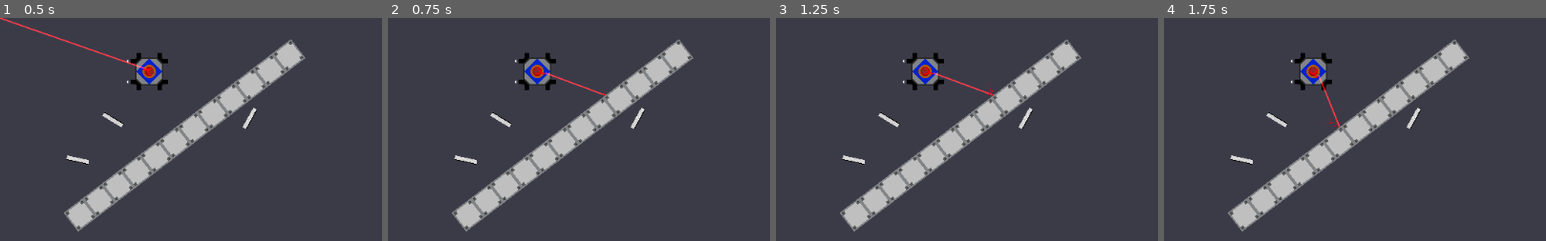
Above: before the commit, frames 1-4 (left to right).
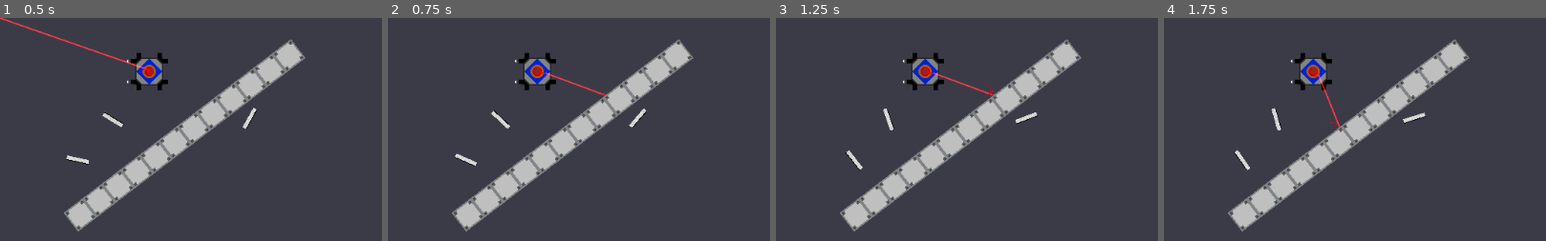
Above: after the commit, the same moments.

Repository: Call-Me-Sir/Calan-Game2021
Game: Godot game, scene res://Level 1.tscn
Same seed, same stepped clock (60 frames per second), same inputs: the game is played once before the commit and once after it.
Inputs (mouse positions are % of the whole screen's width and height, from its top left):
- Up to frame 1 (0.5 s): no input
- Up to frame 2 (0.75 s): tap Enter at 0.5 s; move the mouse to (72, 45) at 0.52 s; hold Right (Contraptionright) from 0.53 s (still down)
- Up to frame 3 (1.25 s): keep holding Right (Contraptionright)
- Up to frame 4 (1.75 s): move the mouse to (30, 55) at 1.27 s; release Right (Contraptionright) at 1.28 s; hold Ctrl (slowdown) from 1.28 s (still down)
The pictures show only the part of the screen within x 0-50%, y 0-50%; the shares and areas given below are measured in that part.

Frame 1 is identical in both runs. In frame 2, 0.3% of the frame differs, in the area x 17-68%, y 40-67%; in frame 3, 0.6%; in frame 4, 0.6%, in the area x 17-69%, y 40-69%.

Commit message:
Rotate mirrors with arrow keys

Diff:
--- a/RayArray/Mirror.tscn
+++ b/RayArray/Mirror.tscn
@@ -1,6 +1,7 @@
-[gd_scene load_steps=3 format=2]
+[gd_scene load_steps=4 format=2]
 
 [ext_resource path="res://Imported resources/Game Mirror V1(Get back to this)-1.png.png" type="Texture" id=1]
+[ext_resource path="res://Scripts/NonLaserScripts.gd" type="Script" id=2]
 
 [sub_resource type="RectangleShape2D" id=1]
 extents = Vector2( 4.93334, 7.17012 )
@@ -8,6 +9,7 @@
 [node name="Mirror" type="StaticBody2D" groups=[
 "Mirror",
 ]]
+script = ExtResource( 2 )
 
 [node name="MirrorTexture" type="Sprite" parent="."]
 texture = ExtResource( 1 )
@@ -23,3 +25,6 @@
 position = Vector2( -1, 0 )
 scale = Vector2( 0.608107, -2.09202 )
 shape = SubResource( 1 )
+
+[connection signal="area_entered" from="Area2D" to="." method="_on_Area2D_area_entered"]
+[connection signal="area_exited" from="Area2D" to="." method="_on_Area2D_area_exited"]
--- a/RayArray/Playerspaceshipkinematic.tscn
+++ b/RayArray/Playerspaceshipkinematic.tscn
@@ -17,19 +17,16 @@
 "name": "Full Right",
 "speed": 5.0
 }, {
+"frames": [ null, ExtResource( 5 ), ExtResource( 6 ), ExtResource( 7 ), ExtResource( 8 ) ],
+"loop": false,
+"name": "Thrust Right",
+"speed": 15.0
+}, {
 "frames": [ ExtResource( 10 ) ],
 "loop": true,
 "name": "Small Right",
 "speed": 5.0
-}, {
-"frames": [ null, ExtResource( 5 ), ExtResource( 6 ), ExtResource( 7 ), ExtResource( 8 ) ],
-"loop": false,
-"name": "Thrust Right",
-"speed": 15.0
 } ]
-
-[sub_resource type="CircleShape2D" id=2]
-radius = 39.0128
 
 [node name="Playerspaceshipkinematic" type="KinematicBody2D"]
 collision_layer = 4
@@ -39,7 +36,7 @@
 [node name="SpaceshipSprite" type="Sprite" parent="."]
 texture = ExtResource( 1 )
 
-[node name="CollisionShape2D" type="CollisionPolygon2D" parent="."]
+[node name="Spaceship Edges" type="CollisionPolygon2D" parent="."]
 polygon = PoolVector2Array( -25, -17, -25, -11, -19, -11, -19, 11, -25, 11, -25, 17, -19, 17, -19, 19, -17, 19, -17, 25 …(233 unchanged characters)…
 
 [node name="SpaceshipThrust" type="AnimatedSprite" parent="."]
@@ -52,7 +49,10 @@
 
 [node name="PickupArea" type="Area2D" parent="."]
 
-[node name="CollisionShape2D" type="CollisionShape2D" parent="PickupArea"]
-shape = SubResource( 2 )
+[node name="PickupAreaShape" type="CollisionPolygon2D" parent="PickupArea"]
+polygon = PoolVector2Array( -25, -17, -25, -11, -19, -11, -19, 11, -25, 11, -25, 17, -19, 17, -19, 19, -17, 19, -17, 25, -11, 25, -11, 19, 11, 19, 11, 25, 17, 25, 17, 19, 19, 19, 19, 17, 25, 17, 25, 11, 19, 11, 19, -11, 25, -11, 25, -17, 19, -17, 19, -19, 17, -19, 17, -25, 11, -25, 11, -19, -11, -19, -11, -25, -17, -25, -17, -19, -19, -19, -19, -17 )
 
 [node name="OpticStash" type="Node2D" parent="."]
+
+[connection signal="area_entered" from="PickupArea" to="." method="_on_PickupArea_area_entered"]
+[connection signal="area_exited" from="PickupArea" to="." method="_on_PickupArea_area_exited"]
--- a/RayArray/Scripts/NonLaserScript.gd
+++ /dev/null
@@ -1,22 +0,0 @@
-extends RayCast2D
-
-
-# Declare member variables here. Examples:
-# var a = 2
-# var b = "text"
-
-var speedup = 3
-var slowdown = 1/3
-
-func _process(delta):
-	pass
-
-
-# Called when the node enters the scene tree for the first time.
-func _ready():
-	pass
-
-
-# Called every frame. 'delta' is the elapsed time since the previous frame.
-#func _process(delta):
-#	pass
--- /dev/null
+++ b/RayArray/Scripts/NonLaserScripts.gd
@@ -0,0 +1,39 @@
+extends StaticBody2D
+
+var pickupable = false
+var speedup = 3
+var slowdown = 1/3
+var rotation_dir = 0
+
+# Called when the node enters the scene tree for the first time.
+func _ready():
+	pass # Replace with function body.
+
+
+# Called every frame. 'delta' is the elapsed time since the previous frame.
+func _process(delta):
+	rotation_dir = 0
+	var rotation_speed = 1
+	if Input.is_action_pressed("Contraptionleft"):
+		rotation_dir -= 1
+	if Input.is_action_pressed("Contraptionright"):
+		rotation_dir += 1
+	if Input.is_action_pressed("speedup"):
+		rotation_speed = 3
+	elif Input.is_action_just_released("speedup"):
+		rotation_speed = 1
+	elif Input.is_action_pressed("slowdown"):
+		rotation_speed = 0.25
+	elif Input.is_action_just_released("slowdown"):
+		rotation_speed = 1
+	rotation += rotation_dir * rotation_speed * delta
+
+func _on_Area2D_area_entered(area):
+	var pickupable = true
+	print(pickupable)
+
+
+
+func _on_Area2D_area_exited(area):
+	var pickupable = false
+	print(pickupable)
--- a/RayArray/Scripts/Playerspaceshipkinematic.gd
+++ b/RayArray/Scripts/Playerspaceshipkinematic.gd
@@ -13,6 +13,7 @@
 onready var red_laser = preload("res://Red Laser Contraption.tscn")
 onready var _animated_sprite = $SpaceshipThrust
 var world_laser = null
+var lasers = 1
 
 func set_speed(s,f):
 	speed = s
@@ -28,6 +29,7 @@
 			remove_child($"Red Laser Contraption")
 
 		else:
+
 			pass
 
 
@@ -72,3 +74,12 @@
 # Called when the node enters the scene tree for the first time.
 func _ready():
 	pass # Replace with function body.
+
+
+
+func _on_PickupArea_area_entered():
+	pass # Replace with function body.
+
+
+func _on_PickupArea_area_exited(area):
+	pass # Replace with function body.
Not shown: 1 places in RayArray/Playerspaceshipkinematic.tscn that only renumber resources
